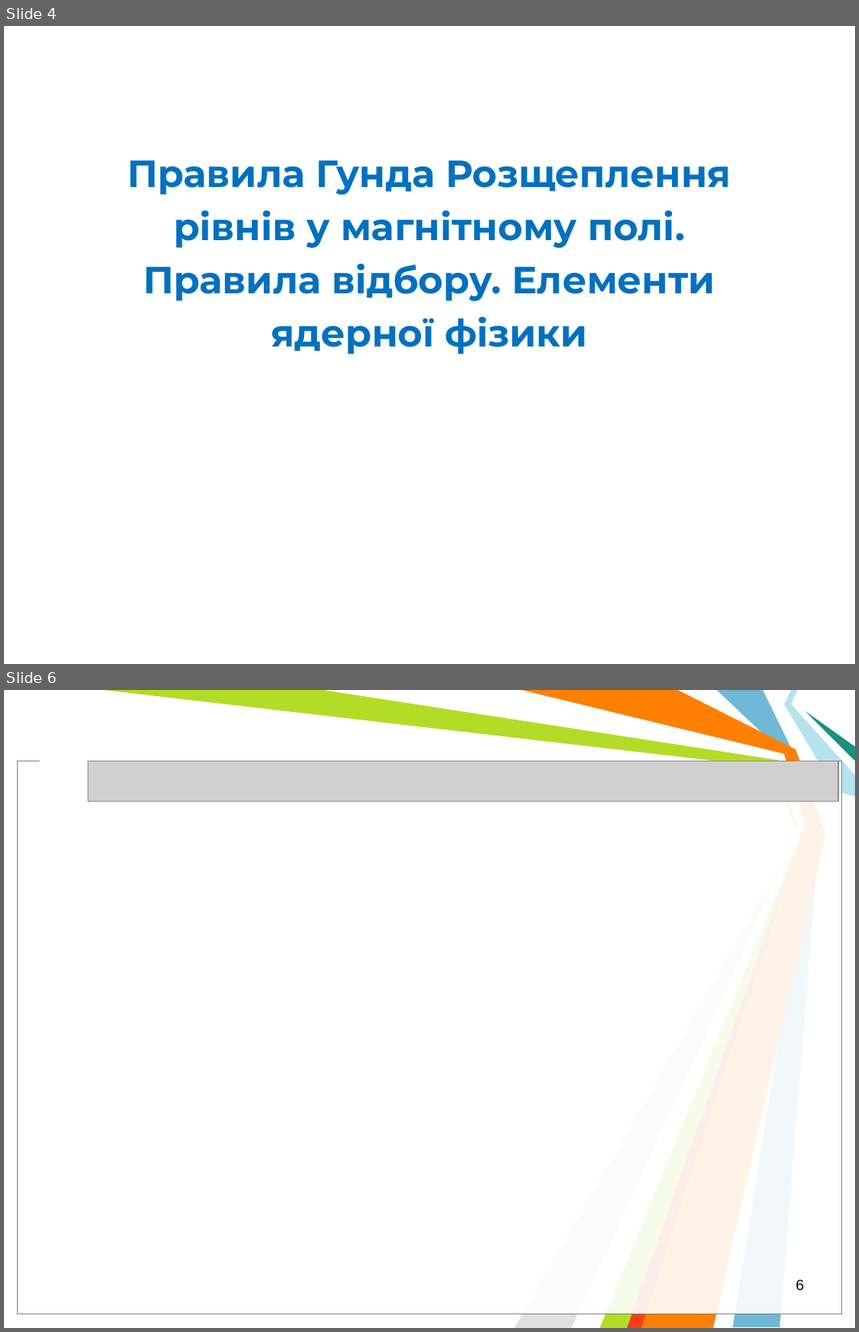
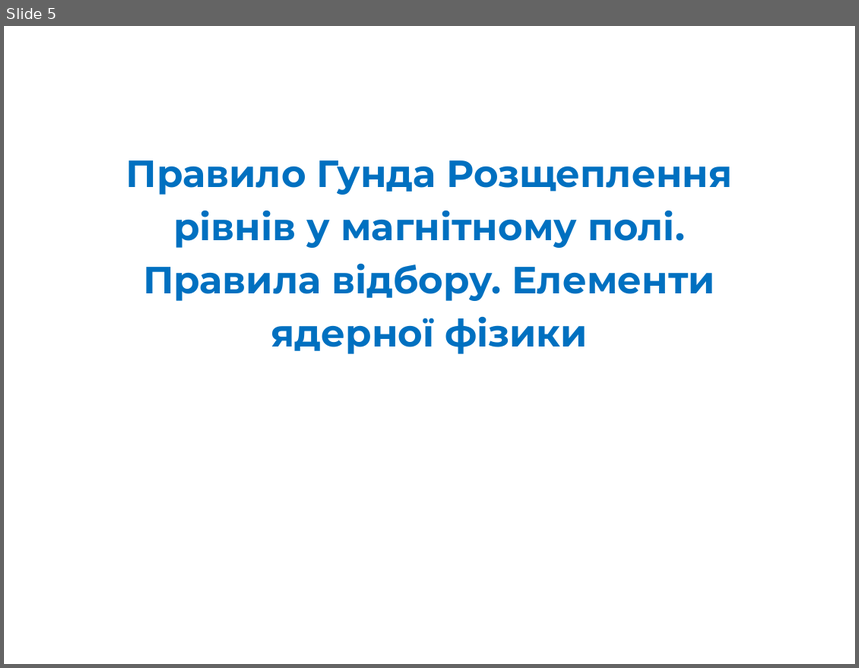
Before and after one commit to l432/NMK, a slide deck: Lecture/Chem/Lessons14/Less00_14s.ppt. Shown one above the other, each under a label of ours: slides 4 and 6 before the commit, slide 5 after it; the slides between them are not shown. The pictures are 859x1332 and 859x668 pixels, drawn with LibreOffice and Linux fonts; fonts in the diff are those of the drawing; grey boxes stand for pictures; background and template pictures are left out. Boxes give left, top, right and bottom in pixels: in the first picture for what was removed or moved away, otherwise in the second. Text is boxed around its words. In the diff, an @@ line names an element or a change of style, - is before the commit and + after.

```diff
--- a/Lecture/Chem/Lessons14/Less00_14s.ppt
+++ b/Lecture/Chem/Lessons14/Less00_14s.ppt
@@ slide 6 removed at (x1=4, y1=690, x2=855, y2=1328), background #FFFFFF @@
@@ freeform shape removed at (x1=104, y1=690, x2=806, y2=1328) @@
@@ freeform shape removed at (x1=323, y1=690, x2=805, y2=1328) @@
@@ freeform shape removed at (x1=522, y1=690, x2=826, y2=1328) @@
@@ freeform shape removed at (x1=718, y1=690, x2=820, y2=1328) @@
@@ freeform shape removed at (x1=785, y1=690, x2=855, y2=796) @@
@@ freeform shape removed at (x1=806, y1=711, x2=855, y2=761) @@
@@ rectangle removed at (x1=40, y1=753, x2=621, y2=768) @@
@@ rectangle removed at (x1=18, y1=761, x2=842, y2=1315) @@
@@ rectangle removed at (x1=18, y1=761, x2=842, y2=1315) @@
@@ picture removed at (x1=88, y1=761, x2=838, y2=802) @@
@@ freeform shape removed at (x1=515, y1=844, x2=793, y2=1328) @@
@@ freeform shape removed at (x1=627, y1=846, x2=797, y2=1328) @@
@@ page number removed at (x1=796, y1=1280, x2=804, y2=1291) @@
-6
@@ what was slide 4 is now slide 5 @@
@@ slide 5 changed as well @@
@@ text at (x1=126, y1=161, x2=733, y2=354): text changed @@
-Правила Гунда Розщеплення рівнів у магнітному полі. Правила відбору. Елементи ядерної фізики
+Правило Гунда Розщеплення рівнів у магнітному полі. Правила відбору. Елементи ядерної фізики
```
Also in this commit, not shown: 1 other slide changed, 17 slides added, 7 other slides removed.
